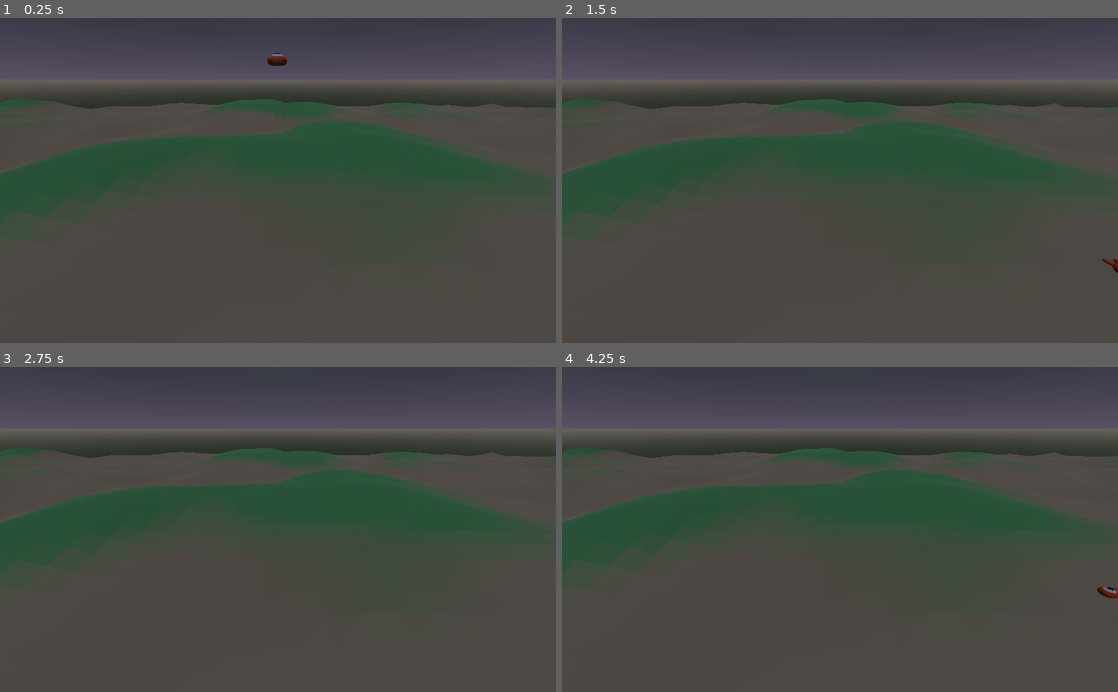
Above: before the commit, frames 1-4 (two rows, left to right).
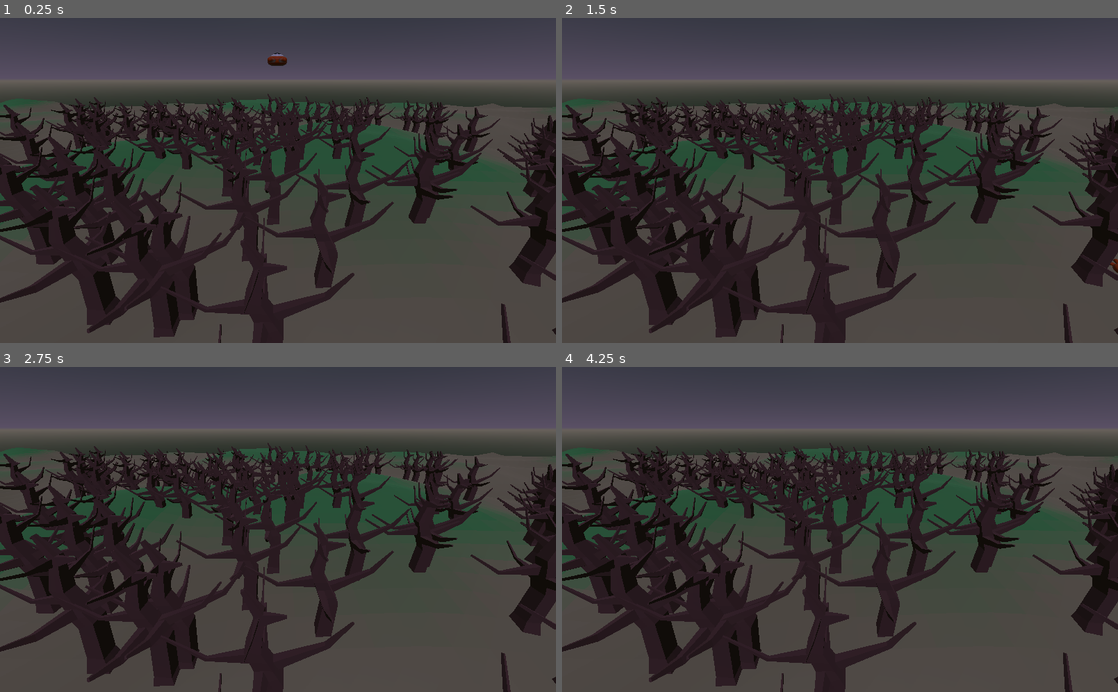
Above: after the commit, the same moments.

Repository: BedfordWest/shrouded-genesis
Game: Godot game, scene res://Main.tscn
Two runs of this game, one before a commit and one after it. Both use one fixed random seed, a clock stepped at 60 frames per second and the inputs below.
Inputs:
- Up to frame 1 (0.25 s): no input
- Up to frame 2 (1.5 s): hold D (move_right) 0.53-1.28 s; hold Shift (run) 0.53-1.28 s; tap Space (jump) at 0.77 s; hold S (move_back) from 1.28 s (still down); tap Shift (run) at 1.35 s
- Up to frame 3 (2.75 s): tap Space (jump) at 1.52 s; tap Enter at 2 s; release S (move_back) at 2.03 s; hold D (move_right) from 2.03 s (still down); hold Shift (run) from 2.03 s (still down)
- Up to frame 4 (4.25 s): tap Space (jump) at 2.75, 3.02, 3.77 s; release D (move_right) at 2.78 s; release Shift (run) at 2.78 s; hold W (move_forward) 2.78-3.53 s; tap Shift (run) at 2.85 s; tap Enter at 3.5 s; hold A (move_left) from 3.53 s (still down); hold Shift (run) from 3.53 s (still down)

The runs differ from the first frame. In frame 1, 32% of the frame differs, in the area x 0-100%, y 23-100%; in frame 2, 32%; in frame 3, 32%; in frame 4, 32%.

Commit message:
-Added a scenery placer script and the capability to randomly spawn dead trees

Diff:
--- a/Shrouded Genesis/Terrain/DeadTree1.tscn
+++ b/Shrouded Genesis/Terrain/DeadTree1.tscn
@@ -18,5 +18,6 @@
 }
 
 [node name="Dead tree 1" type="MeshInstance"]
-transform = Transform( 0.354399, 0, 0, 0, 0.354399, 0, 0, 0, 0.354399, -60.4238, -0.449337, -524.361 )
+transform = Transform( 0.354399, 0, 0, 0, 0.354399, 0, 0, 0, 0.354399, 0, 0, 0 )
 mesh = SubResource( 1 )
+material/0 = ExtResource( 1 )
--- /dev/null
+++ b/Shrouded Genesis/Terrain/SceneryPlacer.gd
@@ -0,0 +1,33 @@
+extends Node
+
+class_name SceneryPlacer
+
+var _mesh_instance
+var _mdt
+
+func _init(mesh_instance):
+	_mesh_instance = mesh_instance
+	_mdt = MeshDataTool.new()
+	var m = _mesh_instance.get_mesh()
+	# get surface 0 into mesh data tool
+	_mdt.create_from_surface(m, 0)
+
+func get_trees(amount):
+	if(!_mesh_instance):
+		push_error("You must set the mesh instance using set_mesh() before placing scenery!")
+
+	var vtx_count = _mdt.get_vertex_count()
+	var random = RandomNumberGenerator.new()
+	var tree_array = []
+	random.randomize()
+	for tree in amount:
+		print(tree)
+		# Get a random vertex index to place the tree on
+		var tree_index = random.randi_range(0,vtx_count)
+		# Now set the vertex to an actual vertex (Vector3) from the mesh
+		var tree_vertex = _mdt.get_vertex(tree_index)
+		var tree_node = load("res://Terrain/DeadTree1.tscn").instance()
+		tree_node.translate(tree_vertex)
+		tree_node.name  = "TreeNode{num}".format({"num":tree})
+		tree_array.append(tree_node)
+	return tree_array
--- a/Shrouded Genesis/Terrain/Terrain.gd
+++ b/Shrouded Genesis/Terrain/Terrain.gd
@@ -6,6 +6,11 @@
 	adjust_mesh_for_level(mesh_instance)
 	# Add the mesh instance to the scene
 	add_child(mesh_instance)
+
+	var scenery_placer = SceneryPlacer.new(mesh_instance)
+	var trees = scenery_placer.get_trees(200)
+	for tree in trees:
+		add_child(tree)
 
 # Use a noise generator to make "interesting" terrain templates
 func create_noise():
--- a/Shrouded Genesis/project.godot
+++ b/Shrouded Genesis/project.godot
@@ -7,6 +7,16 @@
 ;   param=value ; assign values to parameters
 
 config_version=4
+
+_global_script_classes=[ {
+"base": "Node",
+"class": "SceneryPlacer",
+"language": "GDScript",
+"path": "res://Terrain/SceneryPlacer.gd"
+} ]
+_global_script_class_icons={
+"SceneryPlacer": ""
+}
 
 [application]
 
